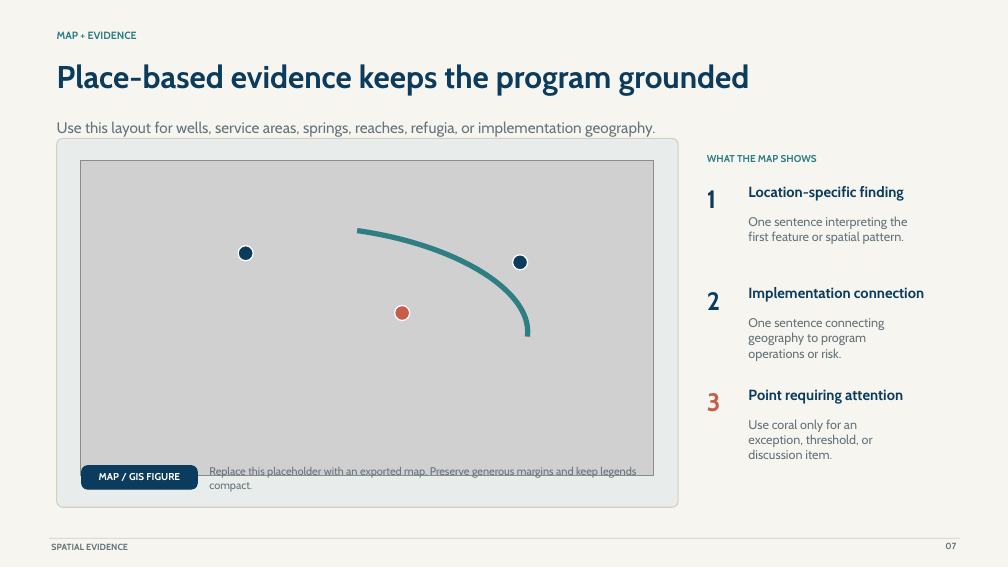
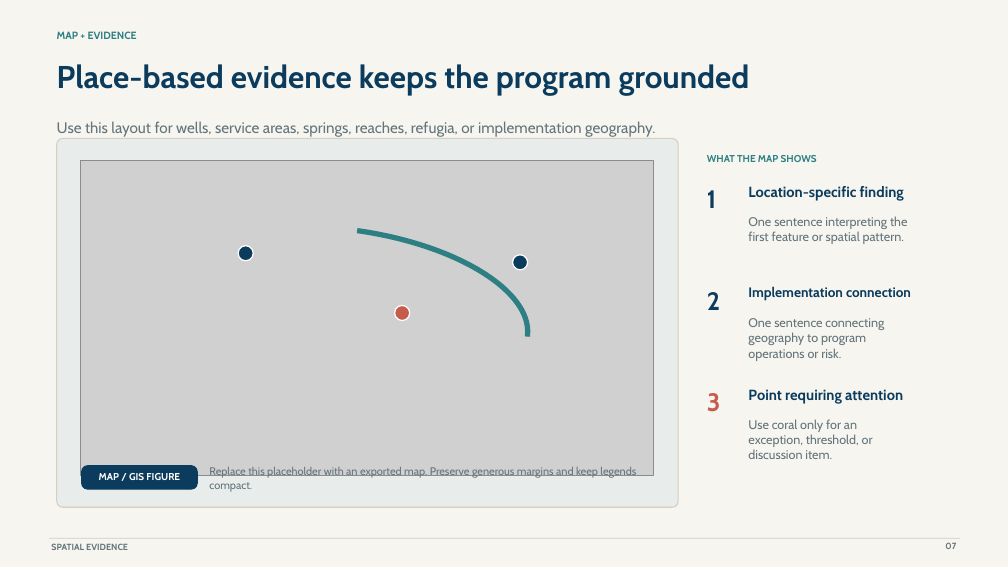
Before and after one commit to cfurl/EAHCP-Fall-2026-Sci-Comm, a slide deck: slide 13 of Supporting_Measures/Supporting Measures.pptx (slide 8 before the commit). Drawn at 1008x567 pixels with LibreOffice and Linux fonts; fonts in the diff are those of the drawing; grey boxes stand for pictures. Boxes give left, top, right and bottom in pixels: in the first picture for what was removed or moved away, otherwise in the second. Text is boxed around its words. In the diff, an @@ line names an element or a change of style, - is before the commit and + after.

```diff
--- a/Supporting_Measures/Supporting Measures.pptx
+++ b/Supporting_Measures/Supporting Measures.pptx
@@ text "Implementation connection" at box(748, 286, 911, 301): size 14 to 12.9 pt @@
```
Also in this commit, not shown: 2 other slides changed, 6 slides added, 1 slide removed, 5 other files.
